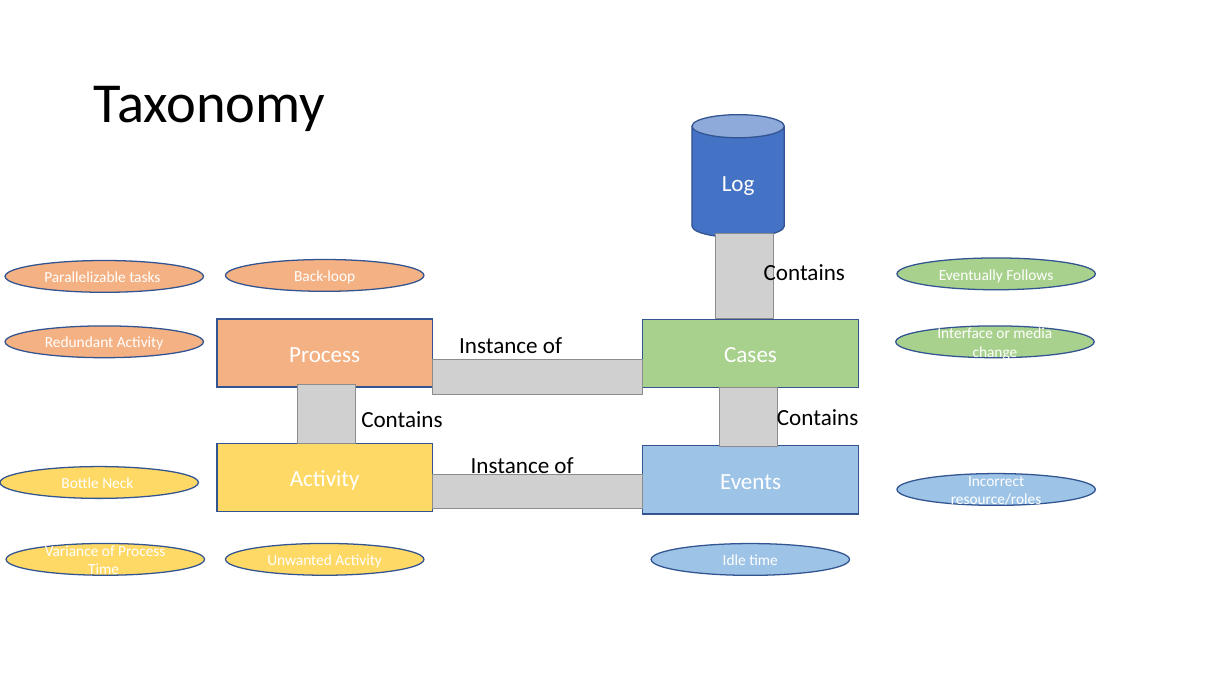
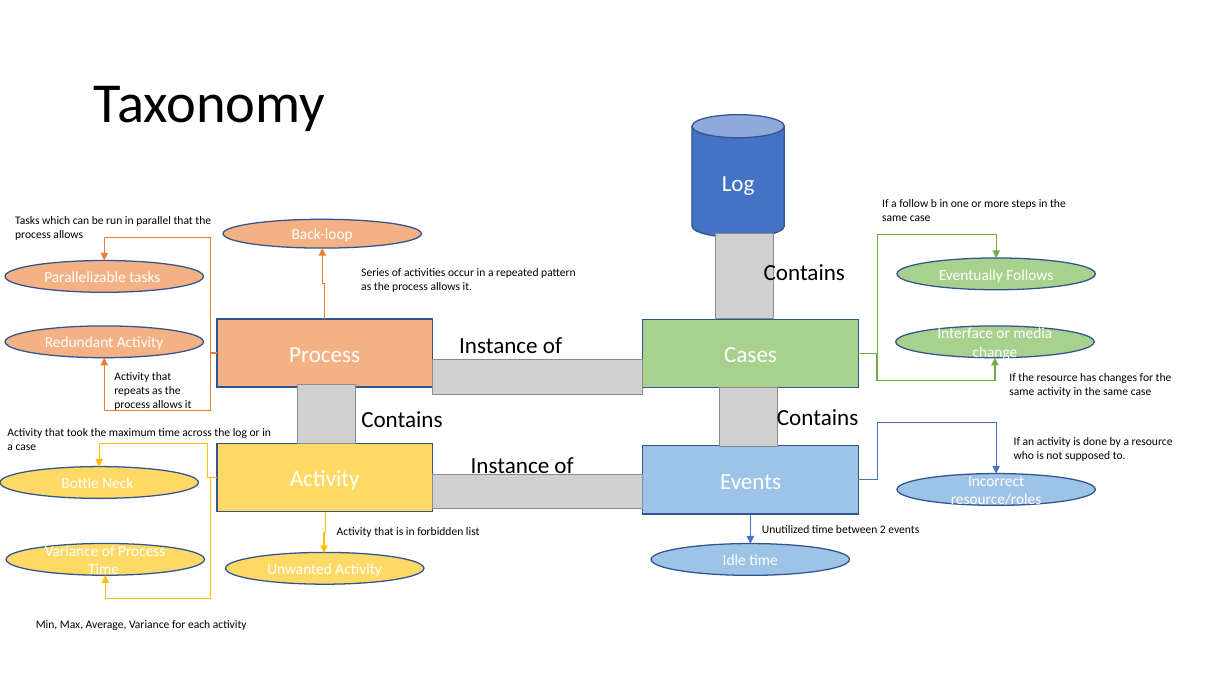
Before and after one commit to deepak-sateesh/processmining, a slide deck: slide 2 of Presentations/Taxonomy.pptx. Drawn at 1232x693 pixels with LibreOffice and Linux fonts; fonts in the diff are those of the drawing; grey boxes stand for pictures. Boxes give left, top, right and bottom in pixels: in the first picture for what was removed or moved away, otherwise in the second. Text is boxed around its words. In the diff, an @@ line names an element or a change of style, - is before the commit and + after.

```diff
--- a/Presentations/Taxonomy.pptx
+++ b/Presentations/Taxonomy.pptx
@@ text added at bbox=[882, 199, 1066, 221], 9 pt, text #000000 @@
+If a follow b in one or more steps in the same case
@@ text added at bbox=[15, 216, 211, 240], 9 pt, text #000000 @@
+Tasks which can be run in parallel that the process allows
@@ elbow arrow added from (217, 353) to (104, 261), #ED7D31 1 pt @@
@@ ellipse "Back-loop": place and size @@
-ellipse "Back-loop" at bbox=[226, 260, 424, 291]
+ellipse "Back-loop" at bbox=[223, 219, 421, 248]
@@ elbow arrow added from (859, 353) to (996, 258), #70AD47 1 pt @@
@@ elbow arrow added from (324, 319) to (323, 249), #ED7D31 1 pt @@
@@ text added at bbox=[361, 268, 576, 292], 9 pt, text #000000 @@
+Series of activities occur in a repeated pattern as the process allows it.
@@ elbow arrow added from (217, 353) to (104, 358), #ED7D31 1 pt @@
@@ elbow arrow added from (859, 353) to (995, 358), #70AD47 1 pt @@
@@ text added at bbox=[114, 372, 192, 411], 9 pt, text #000000 @@
+Activity that repeats as the process allows it
@@ text added at bbox=[1009, 373, 1172, 397], 9 pt, text #000000 @@
+If the resource has changes for the same activity in the same case
@@ text added at bbox=[7, 428, 271, 450], 9 pt, text #000000 @@
+Activity that took the maximum time across the log or in a case
@@ elbow arrow added from (217, 478) to (99, 467), #FFC000 1 pt @@
@@ elbow arrow added from (859, 480) to (996, 474), #4472C4 1 pt @@
@@ text added at bbox=[1014, 437, 1173, 461], 9 pt, text #000000 @@
+If an activity is done by a resource who is not supposed to.
@@ elbow arrow added from (217, 478) to (105, 576), #FFC000 1 pt @@
@@ elbow arrow added from (325, 513) to (324, 554), #FFC000 1 pt @@
@@ text added at bbox=[337, 527, 480, 537], 9 pt, text #000000 @@
+Activity that is in forbidden list
@@ elbow arrow added from (750, 514) to (750, 543), #4472C4 1 pt @@
@@ text added at bbox=[762, 525, 919, 533], 9 pt, text #000000 @@
+Unutilized time between 2 events
@@ ellipse "Unwanted Activity": place and size @@
-ellipse "Unwanted Activity" at bbox=[226, 543, 424, 575]
+ellipse "Unwanted Activity" at bbox=[226, 553, 424, 584]
@@ text added at bbox=[36, 620, 247, 630], 9 pt, text #000000 @@
+Min, Max, Average, Variance for each activity
```
Also in this commit, not shown: 1 other file.
